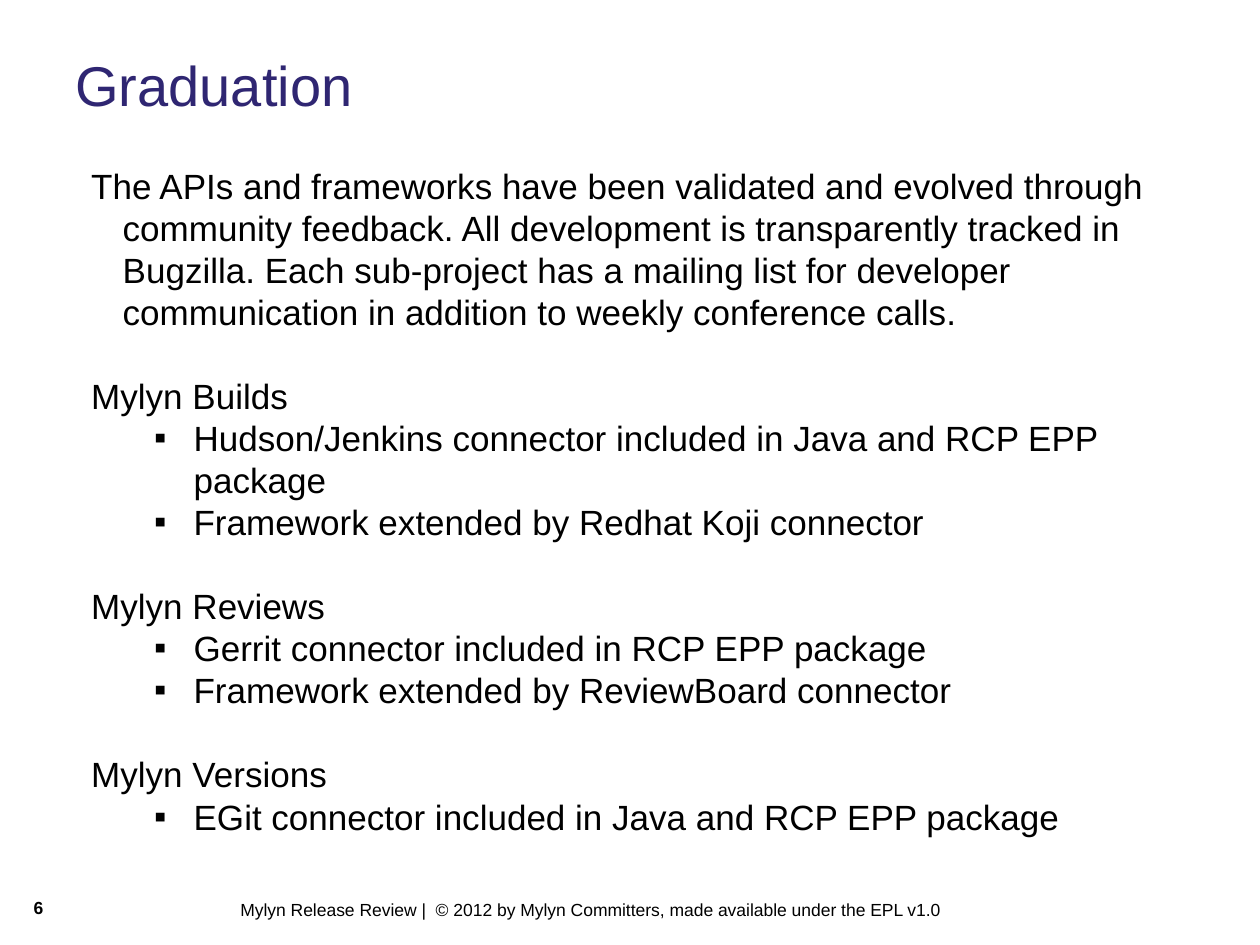
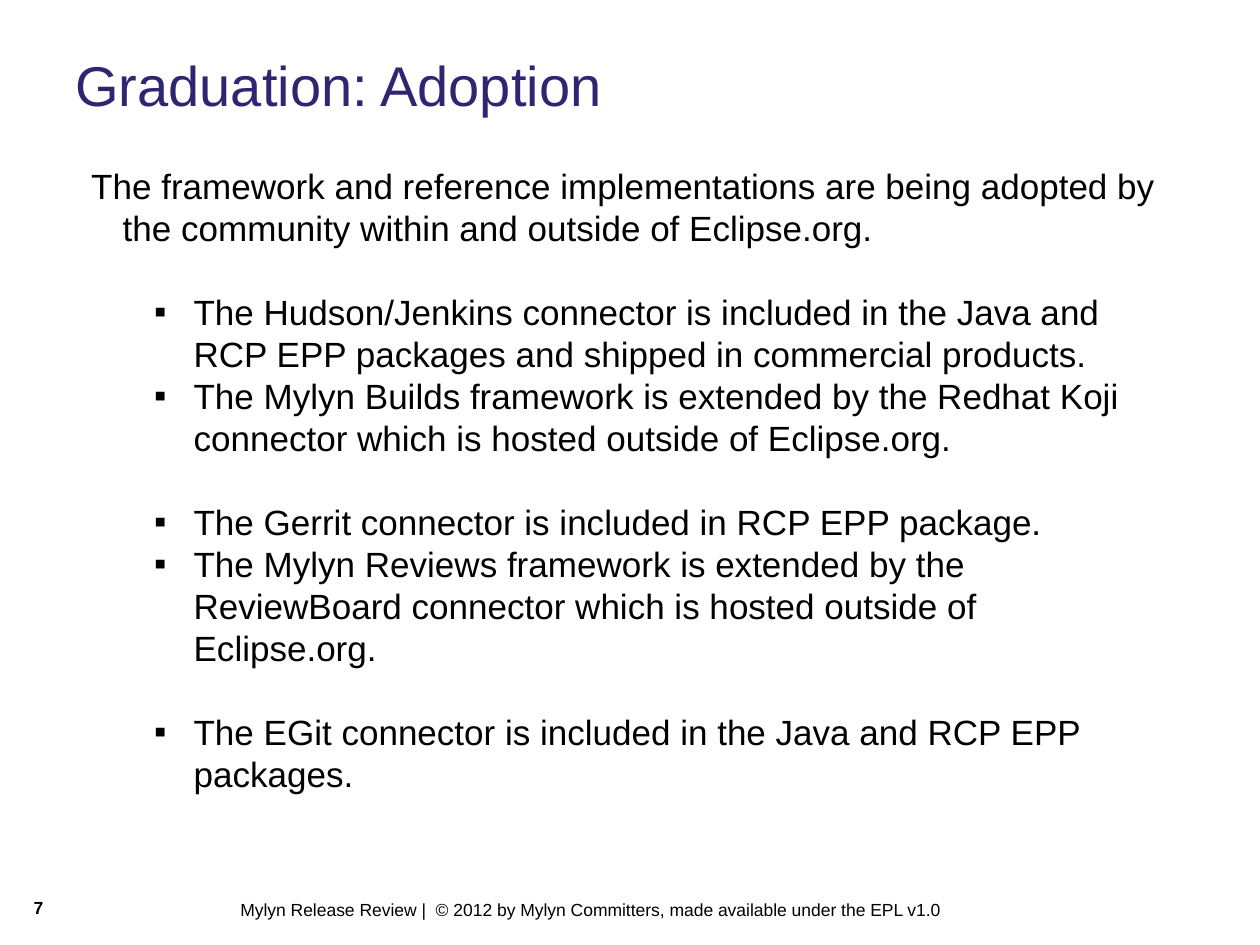
Before and after one commit to eclipse-mylyn/mylyn-website, a slide deck: slide 7 of publications/2012-06-mylyn-3.8-release-review.ppt (slide 6 before the commit). Drawn at 1260x945 pixels with LibreOffice and Linux fonts; fonts in the diff are those of the drawing; background and template pictures are left out. Boxes give left, top, right and bottom in pixels: in the first picture for what was removed or moved away, otherwise in the second. Text is boxed around its words. In the diff, an @@ line names an element or a change of style, - is before the commit and + after.

Commit message:
NEW - bug 379866: submit release review slides for Mylyn 3.8 (June 6) https://bugs.eclipse.org/bugs/show_bug.cgi?id=379866

```diff
--- a/publications/2012-06-mylyn-3.8-release-review.ppt
+++ b/publications/2012-06-mylyn-3.8-release-review.ppt
@@ text at [75,65,601,117]: text changed @@
-Graduation
+Graduation: Adoption
@@ text at [91,173,1154,794]: text changed @@
-The APIs and frameworks have been validated and evolved through community feedback. All development is transparently tracked in Bugzilla. Each sub-project has a mailing list for developer communication in addition to weekly conference calls.
-Mylyn Builds
-  ▪ Hudson/Jenkins connector included in Java and RCP EPP package
-  ▪ Framework extended by Redhat Koji connector
-Mylyn Reviews
-  ▪ Gerrit connector included in RCP EPP package
-  ▪ Framework extended by ReviewBoard connector
-Mylyn Versions
-  ▪ EGit connector included in Java and RCP EPP package
+The framework and reference implementations are being adopted by the community within and outside of Eclipse.org.
+  ▪ The Hudson/Jenkins connector is included in the Java and RCP EPP packages and shipped in commercial products.
+  ▪ The Mylyn Builds framework is extended by the Redhat Koji connector which is hosted outside of Eclipse.org.
+  ▪ The Gerrit connector is included in RCP EPP package.
+  ▪ The Mylyn Reviews framework is extended by the ReviewBoard connector which is hosted outside of Eclipse.org.
+  ▪ The EGit connector is included in the Java and RCP EPP packages.
@@ page number at [34,902,44,914]: text changed @@
-6
+7
```
Also in this commit, not shown: 6 other slides changed, 2 slides added.
